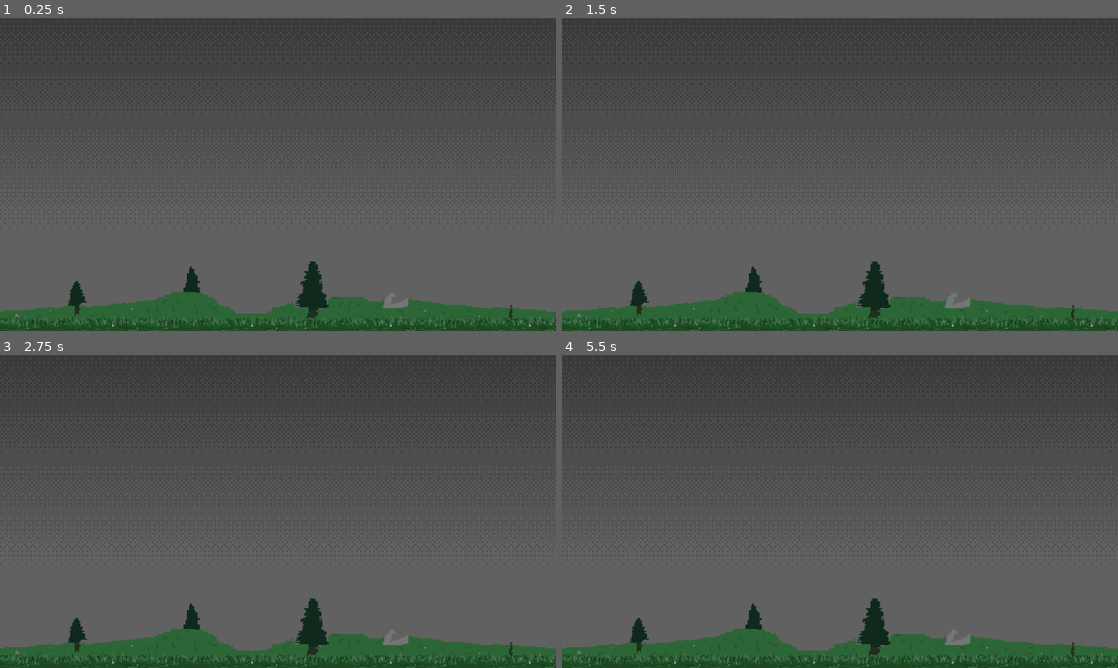
Above: before the commit, frames 1-4 (two rows, left to right).
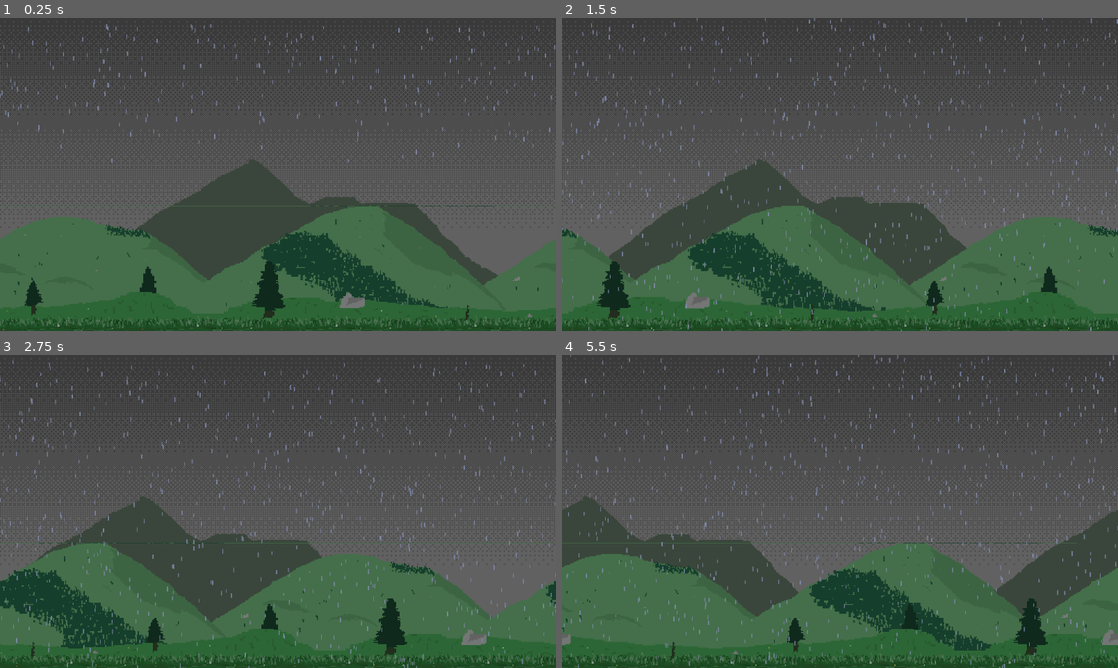
Above: after the commit, the same moments.

Repository: ClementRivaille/storm-witch
Game: Godot game, scene res://main.tscn
The game is run twice, just before and just after one commit, with the same random seed, the same clock (stepped at 60 frames per second) and the same inputs.
Inputs:
- Up to frame 1 (0.25 s): no input
- Up to frame 2 (1.5 s): no input
- Up to frame 3 (2.75 s): no input
- Up to frame 4 (5.5 s): no input

The runs differ from the first frame. In frame 1, 30% of the frame differs, in the area x 0-100%, y 2-100%; in frame 2, 31%; in frame 3, 30%; in frame 4, 31%, in the area x 0-100%, y 0-100%.

Commit message:
feat: infinite scroll

Diff:
--- a/main.tscn
+++ b/main.tscn
@@ -1,9 +1,13 @@
-[gd_scene load_steps=8 format=3 uid="uid://dywdey6v3mhec"]
+[gd_scene load_steps=12 format=3 uid="uid://dywdey6v3mhec"]
 
 [ext_resource type="Texture2D" uid="uid://d2iba3hllntgx" path="res://assets/textures/field_1.png" id="1_sbwsi"]
 [ext_resource type="Texture2D" uid="uid://bhy4q7epwruwk" path="res://assets/textures/sky_1.png" id="1_vue8f"]
 [ext_resource type="Texture2D" uid="uid://cj61jf5juy1ur" path="res://assets/sprites/particles/rain-drop_1.png" id="3_1wp1n"]
 [ext_resource type="Texture2D" uid="uid://bet7pwvijwvlk" path="res://assets/textures/grass.png" id="3_dur6k"]
+[ext_resource type="Script" path="res://scripts/ScrollBackground.gd" id="3_kvrr4"]
+[ext_resource type="Script" path="res://scripts/ScrollableLayer.gd" id="5_0pjhe"]
+[ext_resource type="Texture2D" uid="uid://yma457vwqck" path="res://assets/textures/field_2.png" id="7_p4d46"]
+[ext_resource type="Texture2D" uid="uid://bhincxiqfgn13" path="res://assets/textures/field_3.png" id="8_vmeyv"]
 
 [sub_resource type="Gradient" id="Gradient_2dxoe"]
 colors = PackedColorArray(1, 1, 1, 0.701961, 1, 1, 1, 1)
@@ -15,7 +19,7 @@
 emission_shape = 3
 emission_box_extents = Vector3(900, 1, 0)
 particle_flag_disable_z = true
-direction = Vector3(-0.1, 1, 0)
+direction = Vector3(-0.5, 1, 0)
 spread = 0.0
 gravity = Vector3(0, 100, 0)
 initial_velocity_min = 900.0
@@ -32,8 +36,29 @@
 texture_filter = 1
 texture_repeat = 2
 
-[node name="Sky" type="Node2D" parent="."]
-texture_filter = 2
+[node name="DirectionalLight2D" type="DirectionalLight2D" parent="."]
+energy = 0.2
+blend_mode = 1
+range_layer_min = -512
+range_layer_max = 100
+height = 1.0
+max_distance = 720.0
+
+[node name="GPUParticles2D" type="GPUParticles2D" parent="."]
+modulate = Color(1, 1, 1, 0.929412)
+top_level = true
+z_index = 1
+z_as_relative = false
+texture_filter = 1
+position = Vector2(900, 0)
+amount = 1000
+process_material = SubResource("ParticleProcessMaterial_mr0yl")
+texture = ExtResource("3_1wp1n")
+lifetime = 0.7
+visibility_rect = Rect2(-900, 0, 1800, 720)
+
+[node name="Sky" type="CanvasLayer" parent="."]
+layer = -10
 
 [node name="Sprite2D" type="Sprite2D" parent="Sky"]
 z_index = -1
@@ -42,34 +67,15 @@
 texture = ExtResource("1_vue8f")
 centered = false
 
-[node name="DirectionalLight2D" type="DirectionalLight2D" parent="."]
-energy = 0.2
-blend_mode = 1
-range_layer_min = -512
-range_layer_max = 100
-height = 1.0
-max_distance = 720.0
+[node name="Background" type="Node2D" parent="."]
 
-[node name="ParallaxBackground" type="ParallaxBackground" parent="."]
-layer = 1
-follow_viewport_scale = 0.001
+[node name="Level1" type="Node2D" parent="Background"]
+script = ExtResource("3_kvrr4")
+speed = 500.0
 
-[node name="Field1" type="ParallaxLayer" parent="ParallaxBackground"]
-motion_scale = Vector2(0.8, 0.8)
+[node name="Foreground" type="Node2D" parent="Background/Level1"]
 
-[node name="Polygon2D" type="Polygon2D" parent="ParallaxBackground/Field1"]
-texture_filter = 1
-texture_repeat = 2
-position = Vector2(0, 720)
-scale = Vector2(2.5, 2.5)
-antialiased = true
-texture = ExtResource("1_sbwsi")
-texture_offset = Vector2(0, -64)
-polygon = PackedVector2Array(0, 0, 1024, 0, 1024, -64, 0, -64)
-
-[node name="Grass" type="ParallaxLayer" parent="ParallaxBackground"]
-
-[node name="Polygon2D" type="Polygon2D" parent="ParallaxBackground/Grass"]
+[node name="Grass" type="Polygon2D" parent="Background/Level1/Foreground"]
 texture_filter = 1
 texture_repeat = 2
 position = Vector2(0, 720)
@@ -79,22 +85,48 @@
 texture_offset = Vector2(0, -14)
 polygon = PackedVector2Array(0, 0, 1024, 0, 1024, -14, 0, -14)
 
-[node name="Camera2D" type="Camera2D" parent="."]
-anchor_mode = 0
+[node name="Parallax" type="ParallaxBackground" parent="Background/Level1"]
+layer = -5
+scroll_ignore_camera_zoom = true
 
-[node name="CanvasLayer" type="CanvasLayer" parent="."]
-layer = 2
+[node name="Field3" type="ParallaxLayer" parent="Background/Level1/Parallax"]
+motion_scale = Vector2(0.2, 0.2)
+script = ExtResource("5_0pjhe")
 
-[node name="GPUParticles2D" type="GPUParticles2D" parent="CanvasLayer"]
-modulate = Color(1, 1, 1, 0.929412)
-top_level = true
-z_index = 1
-z_as_relative = false
+[node name="Polygon2D" type="Polygon2D" parent="Background/Level1/Parallax/Field3"]
 texture_filter = 1
-position = Vector2(900, 0)
-emitting = false
-amount = 1000
-process_material = SubResource("ParticleProcessMaterial_mr0yl")
-texture = ExtResource("3_1wp1n")
-lifetime = 0.7
-visibility_rect = Rect2(-900, 0, 1800, 720)
+texture_repeat = 2
+position = Vector2(0, 720)
+scale = Vector2(2.5, 2.5)
+antialiased = true
+texture = ExtResource("8_vmeyv")
+texture_offset = Vector2(0, -158)
+polygon = PackedVector2Array(0, 0, 1024, 0, 1024, -158, 0, -158)
+
+[node name="Field2" type="ParallaxLayer" parent="Background/Level1/Parallax"]
+motion_scale = Vector2(0.5, 0.5)
+script = ExtResource("5_0pjhe")
+
+[node name="Polygon2D" type="Polygon2D" parent="Background/Level1/Parallax/Field2"]
+texture_filter = 1
+texture_repeat = 2
+position = Vector2(0, 720)
+scale = Vector2(2.5, 2.5)
+antialiased = true
+texture = ExtResource("7_p4d46")
+texture_offset = Vector2(0, -115)
+polygon = PackedVector2Array(0, 0, 1024, 0, 1024, -115, 0, -115)
+
+[node name="Field1" type="ParallaxLayer" parent="Background/Level1/Parallax"]
+motion_scale = Vector2(0.8, 0.8)
+script = ExtResource("5_0pjhe")
+
+[node name="Polygon2D" type="Polygon2D" parent="Background/Level1/Parallax/Field1"]
+texture_filter = 1
+texture_repeat = 2
+position = Vector2(0, 720)
+scale = Vector2(2.5, 2.5)
+antialiased = true
+texture = ExtResource("1_sbwsi")
+texture_offset = Vector2(0, -64)
+polygon = PackedVector2Array(0, 0, 1024, 0, 1024, -64, 0, -64)
--- /dev/null
+++ b/scripts/ScrollBackground.gd
@@ -0,0 +1,45 @@
+extends Node2D
+class_name ScrollBackground
+
+@onready var parallax: ParallaxBackground = $Parallax
+@onready var foreground: Node2D = $Foreground
+var fg_clone: Node2D
+
+@export var speed: float = 100.0
+@export var foreground_width: float = 1024 * 2.5
+
+# Called when the node enters the scene tree for the first time.
+func _ready() -> void:
+  init()
+
+func init():
+  parallax.set_scroll_offset(Vector2(0,0))
+  foreground.position.x = 0
+  clone_foreground(0.0)
+
+  for l in parallax.get_children():
+    var layer := l as ScrollableLayer
+    layer.init()
+
+func _process(delta: float) -> void:
+  scroll(delta)
+
+func scroll(delta: float):
+  # foreground
+  foreground.position.x = foreground.position.x - delta * speed
+  fg_clone.position.x = fg_clone.position.x - delta * speed
+  if (fg_clone.position.x <= 0):
+    foreground.queue_free()
+    foreground = fg_clone
+    clone_foreground(fg_clone.position.x)
+
+  # Parallax
+  parallax.set_scroll_offset(parallax.scroll_offset + Vector2(-speed*delta, 0))
+  for l in parallax.get_children():
+    var layer := l as ScrollableLayer
+    layer.update(parallax.scroll_offset.x)
+
+func clone_foreground(offset: float):
+  fg_clone = foreground.duplicate()
+  fg_clone.position.x = foreground_width + offset
+  add_child(fg_clone)
--- /dev/null
+++ b/scripts/ScrollableLayer.gd
@@ -0,0 +1,27 @@
+extends ParallaxLayer
+class_name ScrollableLayer
+
+@export var width := 1024.0 * 2.5
+var iteration := 1
+var half := false
+
+func init():
+  iteration = 1
+  half = false
+  copy_texture()
+
+func copy_texture():
+  var clone: Polygon2D = get_child(0).duplicate()
+  clone.position.x = width * iteration
+  add_child(clone)
+
+func update(offset: float):
+  var distance := fmod(absf(offset) * motion_scale.x, width)
+
+  if (half && distance <= 100.0):
+    iteration += 1
+    copy_texture()
+    var past_texture: Polygon2D = get_child(0)
+    past_texture.queue_free()
+
+  half = distance > width / 2.0
Binary file changed: assets/textures/field_1.png
Not shown, changed: assets/sprites/pixelorama/backgrounds_floor.pxo
